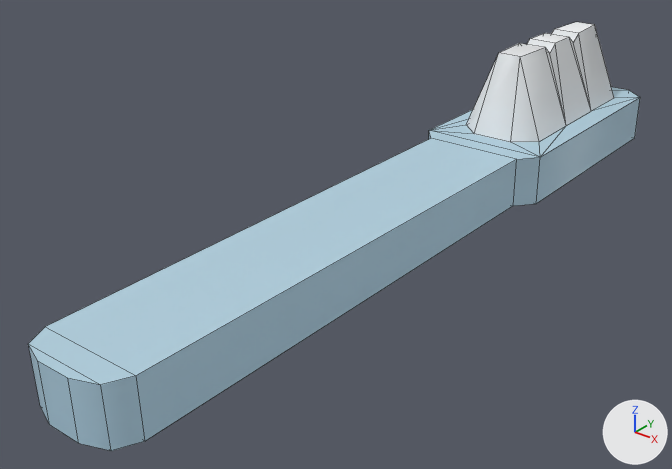
One commit to the FBX model Assets/Models/TinyTreats Bathroom/toothbrush_blue.fbx: the scene before it, then after it.
One viewpoint serves both versions: a 50 mm camera at (0.337, -0.491, 0.289) aimed at (-0.028, -0.034, 0.006). The lights are fixed; the arrows at lower right show +X, +Y and +Z. Mesh edges are drawn as thin lines. Objects named as collision shapes, trigger or cutter boxes, shadow casters or lower levels of detail are left out. Where no turn or scale is listed for an object, it has been applied to the vertices.

Objects in the first picture: 'toothbrush_blue'.
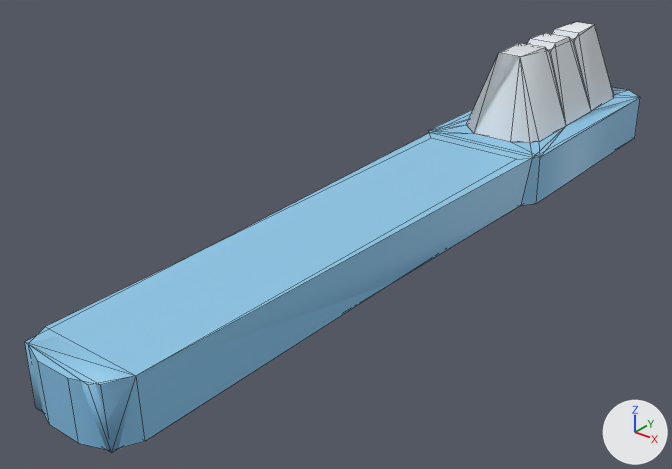
What changed in the scene script:
```text
Change img_tiny_treats_texture_1_png:
    img_tiny_treats_texture_1_png: load_image('tiny_treats_texture_1.png', 'tiny_treats_texture_1.png', 1024, 1024, 'Non-Color') -> load_image('tiny_treats_texture_1.png', 'tiny_treats_texture_1.png', 1024, 1024, 'sRGB')
Change mat_tiny_treats_1:
    remove n3 = _N.new('ShaderNodeTexImage'); n3.name = 'Image Texture.001'
    remove n3.image = img_tiny_treats_texture_1_png
    where n0 = _N.new('ShaderNodeBsdfPrincipled'); n0.name = 'Principled BSDF'
    remove _L.new(n3.outputs[0], n0.inputs[4])  # 'Color' to 'Alpha'
    where n2 = _N.new('ShaderNodeTexImage'); n2.name = 'Image Texture'
    add _L.new(n2.outputs[1], n0.inputs[4])  # 'Alpha' to 'Alpha'
Add me_toothbrush_blue_001:
    me_toothbrush_blue_001.from_pydata(...)  # 34 vertices, 38 faces; spans x -0.05..0.05, y -0.282..0.315, z 0.0..0.1
    me_toothbrush_blue_001.materials.append(mat_tiny_treats_1)  # picture img_tiny_treats_texture_1_png
Add ob_toothbrush_blue_lod1:
    ob_toothbrush_blue_lod1 = bpy.data.objects.new('toothbrush_blue_LOD1', me_toothbrush_blue_001)
    ob_toothbrush_blue_lod1.location = (0.0, 0.0, 0.0)
```

Location of each change, [x1, y1, x2, y2] in pixels of the pictures (672 x 469 px):
'toothbrush_blue', surface changed
    both: [28, 22, 640, 451]
'toothbrush_blue_LOD1', added (blue)
    after: [25, 34, 640, 453]
